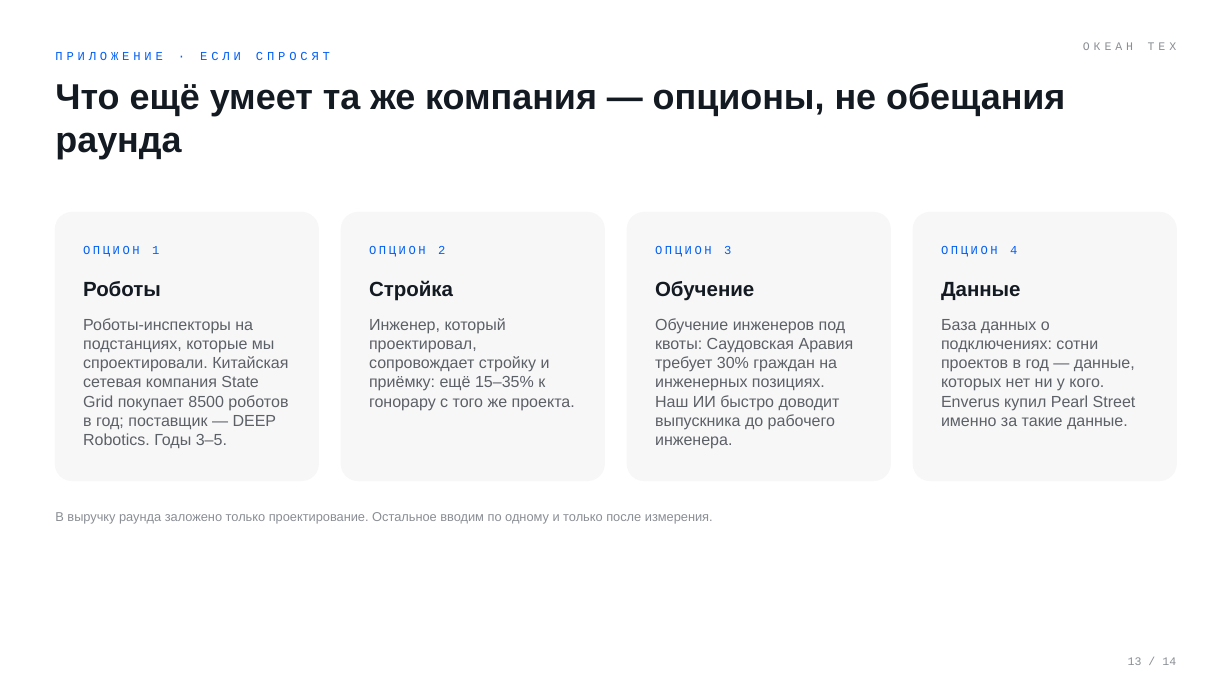
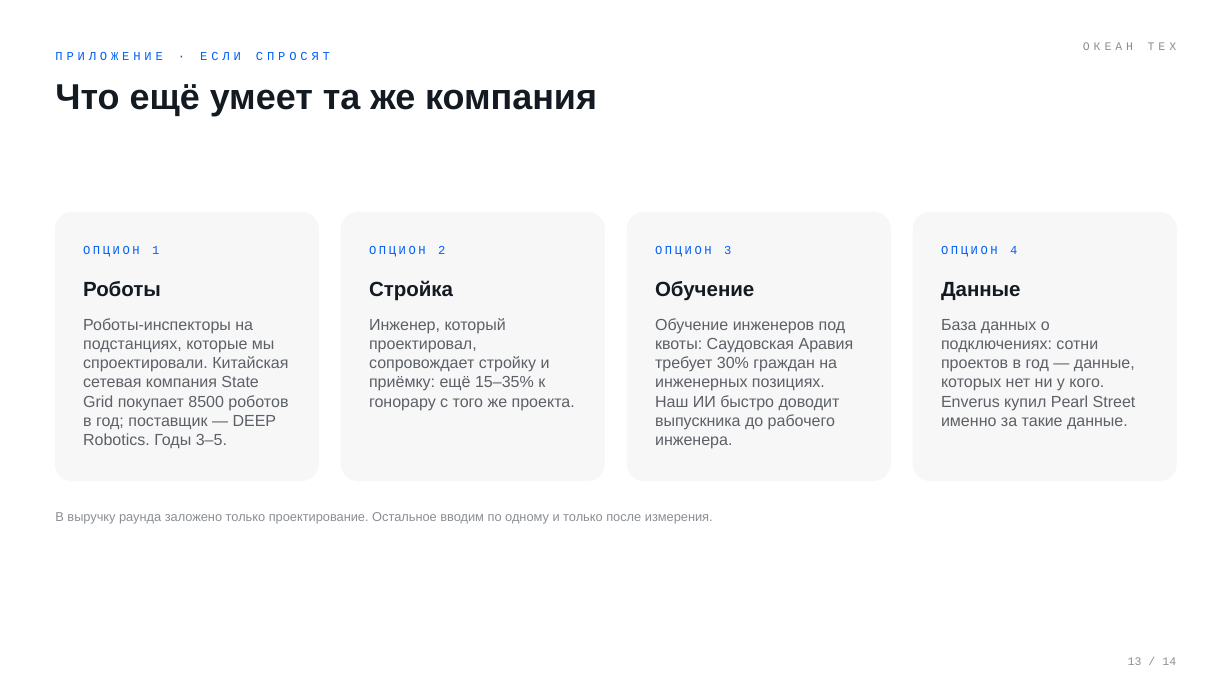
Before and after one commit to komoroshin/research, a slide deck: slide 13 of ai-case-library/research/ventures/grid-plain-deck.pptx. Drawn at 1232x693 pixels with LibreOffice and Linux fonts; fonts in the diff are those of the drawing. Boxes give left, top, right and bottom in pixels: in the first picture for what was removed or moved away, otherwise in the second. Text is boxed around its words. In the diff, an @@ line names an element or a change of style, - is before the commit and + after.

```diff
--- a/ai-case-library/research/ventures/grid-plain-deck.pptx
+++ b/ai-case-library/research/ventures/grid-plain-deck.pptx
@@ text at (55, 84, 597, 116): text changed @@
-Что ещё умеет та же компания — опционы, не обещания раунда
+Что ещё умеет та же компания
```
Also in this commit, not shown: 8 other slides changed, 2 other files.
